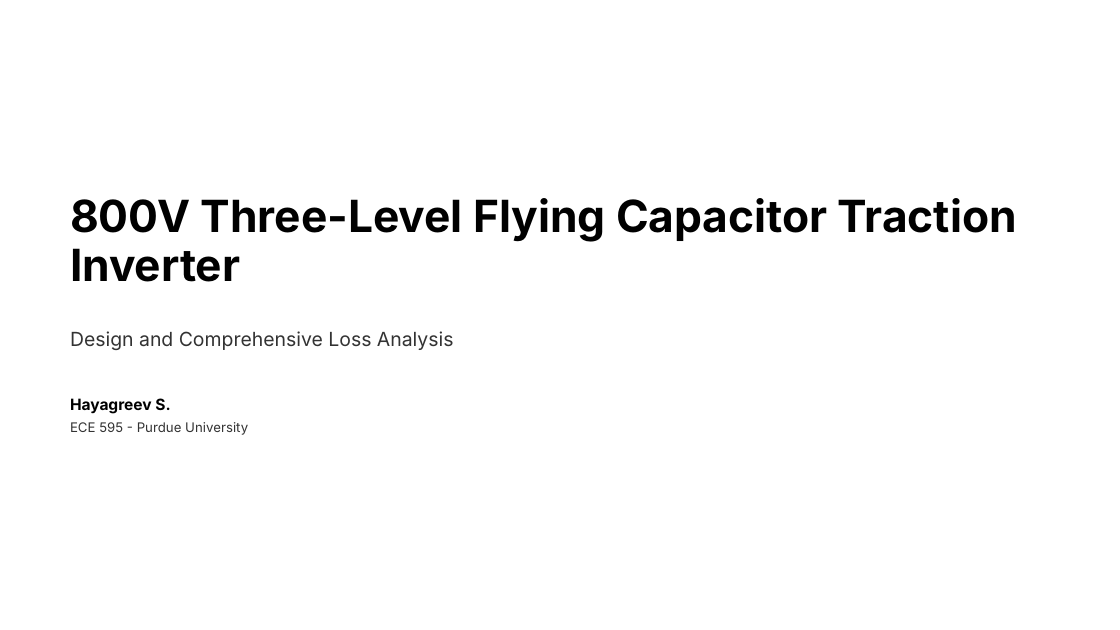
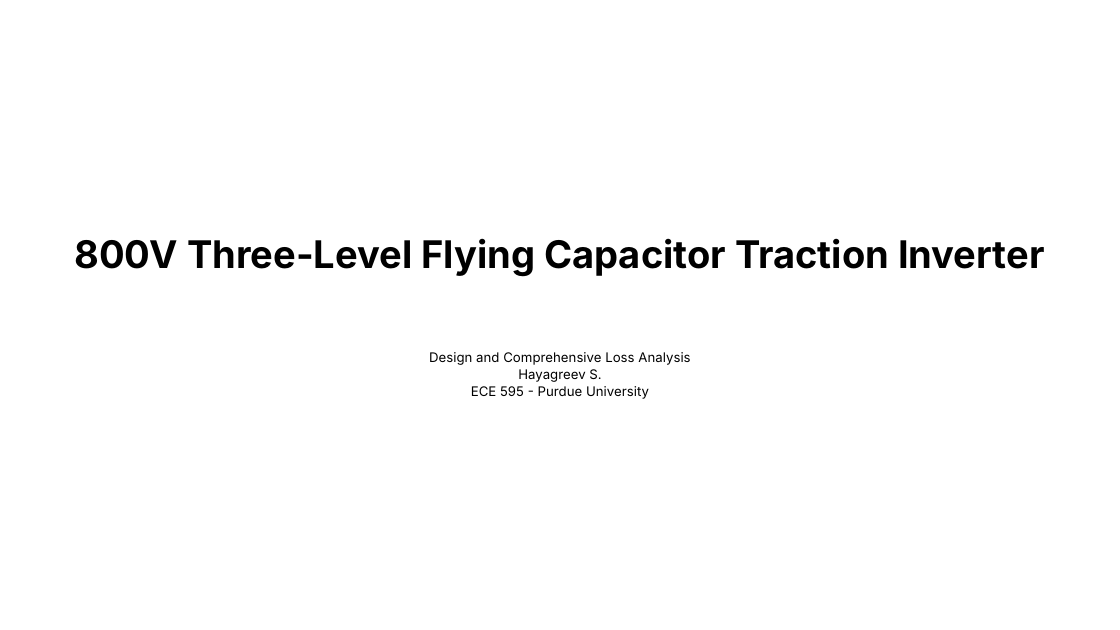
Before and after one commit to HayagreevSMeta/Inverter-Design, a slide deck: slide 1 of FC_Inverter_Presentation.pptx. Drawn at 1120x630 pixels with LibreOffice and Linux fonts; fonts in the diff are those of the drawing; background and template pictures are left out. Boxes give left, top, right and bottom in pixels: in the first picture for what was removed or moved away, otherwise in the second. Text is boxed around its words. In the diff, an @@ line names an element or a change of style, - is before the commit and + after.

Commit message:
Update PPT to latest presentation version with all design reasoning

```diff
--- a/FC_Inverter_Presentation.pptx
+++ b/FC_Inverter_Presentation.pptx
@@ text "800V Three-Level Flying Capacitor Traction ...": place and size @@
-text "800V Three-Level Flying Capacitor Traction ..." at (70,198,1017,282)
+text "800V Three-Level Flying Capacitor Traction ..." at (75,238,1044,276)
@@ text "800V Three-Level Flying Capacitor Traction ..." at (75,238,1044,276): size 28.5 to 24.5 pt; alignment left to centre; line spacing 0.92 to 1 @@
@@ text "Design and Comprehensive Loss Analysis": place and size @@
-text "Design and Comprehensive Loss Analysis" at (70,331,454,350)
+text "Design and Comprehensive Loss Analysis" at (429,352,690,365)
@@ text "Design and Comprehensive Loss Analysis" at (429,352,690,365): size 12.5 to 8.5 pt, text colour #333333 to #000000; alignment left to centre @@
@@ text "Hayagreev S.": place and size @@
-text "Hayagreev S." at (70,398,170,414)
+text "Hayagreev S." at (518,369,601,382)
@@ text "Hayagreev S." at (518,369,601,382): size 10 to 8.5 pt, bold off; alignment left to centre @@
@@ text "ECE 595 - Purdue University": place and size @@
-text "ECE 595 - Purdue University" at (70,422,248,435)
+text "ECE 595 - Purdue University" at (471,386,649,399)
@@ text "ECE 595 - Purdue University" at (471,386,649,399): text colour #333333 to #000000; alignment left to centre @@
```
Also in this commit, not shown: 12 other slides changed.
